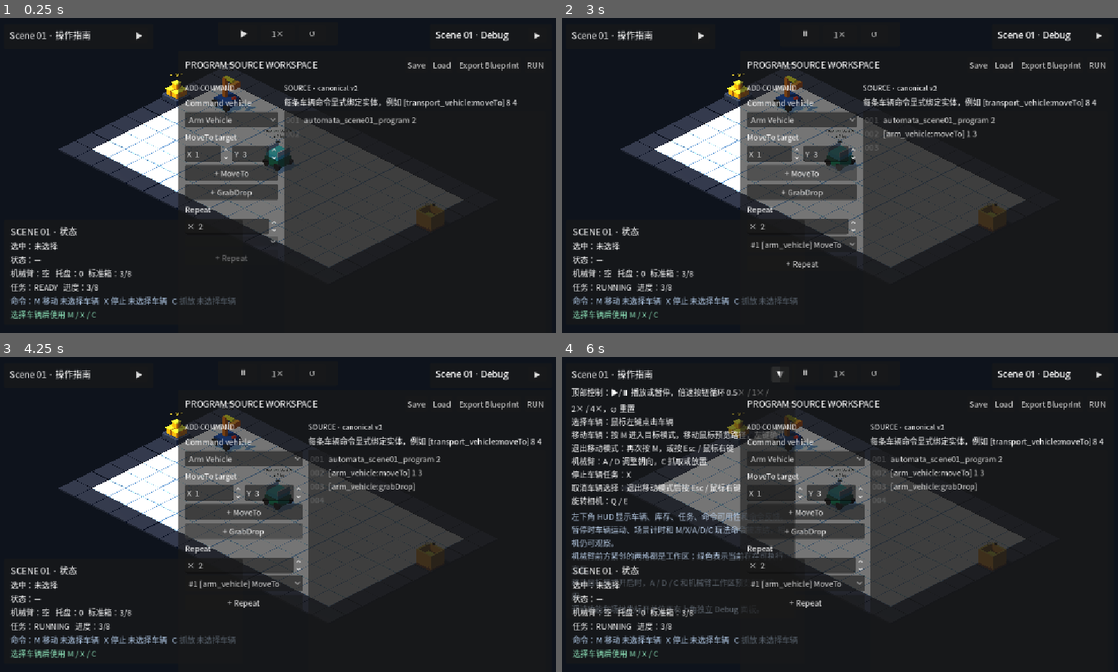
Above: before the commit, frames 1-4 (two rows, left to right).
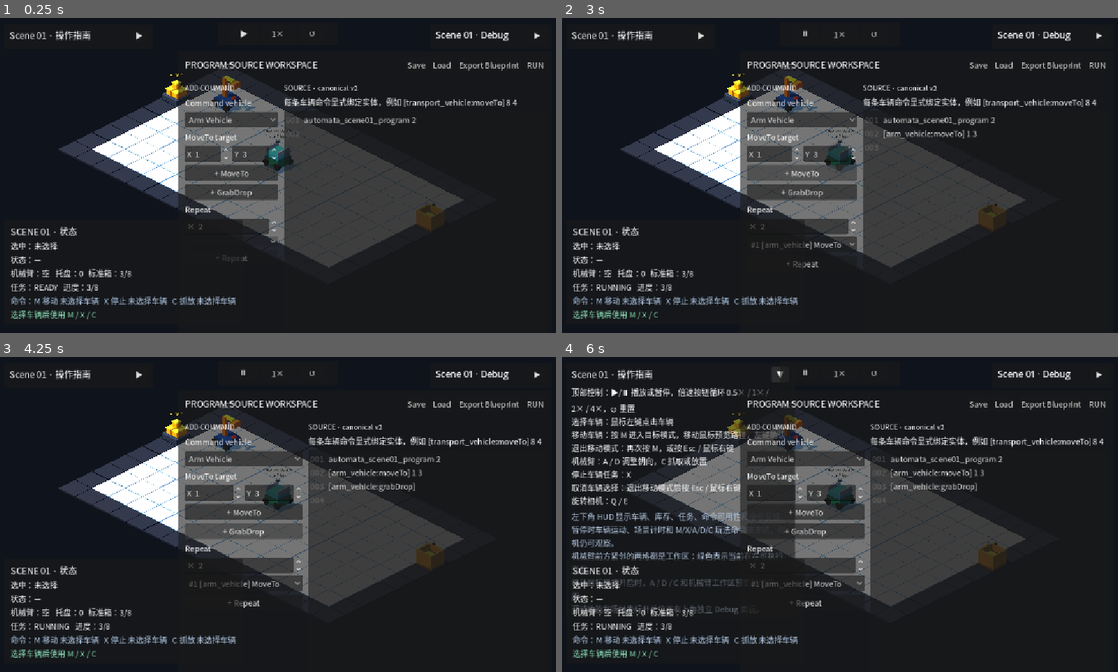
Above: after the commit, the same moments.

Repository: Ri0n72Y/automata
Game: Godot game, scene res://scenes/scene_01/scene_01_basic_packing.tscn
Two runs of this game, one before a commit and one after it. Both use one fixed random seed, a clock stepped at 60 frames per second and the inputs below.
Inputs:
- Up to frame 1 (0.25 s): no input
- Up to frame 2 (3 s): click "Export Blueprint" at 0.5 s; click "RUN" at 1.25 s; click "Arm Vehicle" at 2 s; click "+ MoveTo" at 2.75 s
- Up to frame 3 (4.25 s): click "+ GrabDrop" at 3.5 s
- Up to frame 4 (6 s): click "#1 [arm_vehicle] MoveTo" at 4.25 s; click "+ Repeat" at 5 s; click "▶" at 5.75 s

The runs differ from the first frame. In frame 1, 0.2% of the frame differs, in the area x 32-44%, y 65-92%; in frame 2, 0.3%; in frame 3, 0.3%; in frame 4, 0.3%.

Commit message:
fix(scene-01): keep mission completion HUD above program workspace

Diff:
--- a/scenes/scene_01/components/scene_01_program_ui.tscn
+++ b/scenes/scene_01/components/scene_01_program_ui.tscn
@@ -4,7 +4,7 @@
 [ext_resource type="Theme" path="res://scenes/scene_01/components/scene_01_ui_theme.tres" id="2_theme"]
 
 [node name="ProgramUIRoot" type="CanvasLayer"]
-layer = 6
+layer = 4
 script = ExtResource("1_ui")
 
 [node name="RootControl" type="Control" parent="."]
